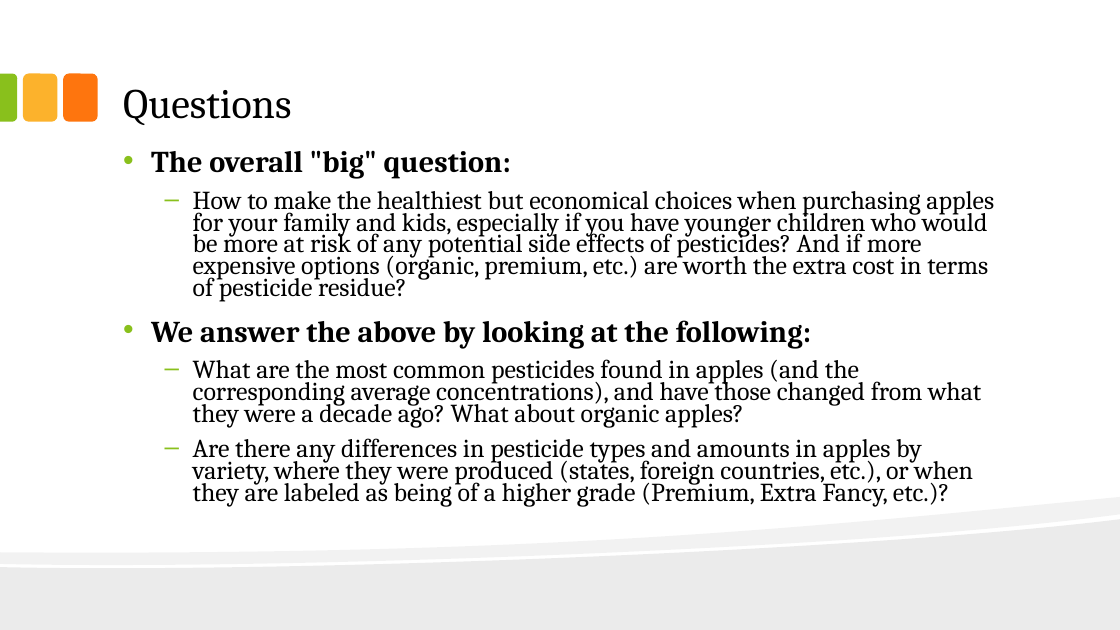
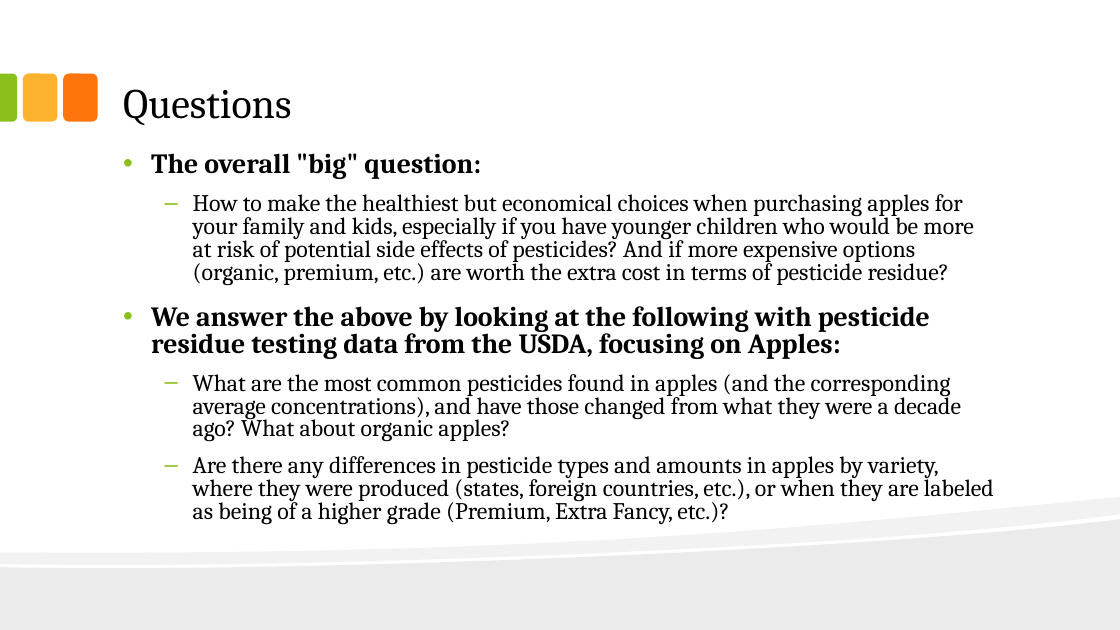
Before and after one commit to hims16s/INFM600-Project-Pesticide-Data-Analysis, a slide deck: slide 4 of Draft/package/INFM600_0101_KeenKoalas_Slides.pptx (slide 3 before the commit). Drawn at 1120x630 pixels with LibreOffice and Linux fonts; fonts in the diff are those of the drawing. Boxes give left, top, right and bottom in pixels: in the first picture for what was removed or moved away, otherwise in the second. Text is boxed around its words. In the diff, an @@ line names an element or a change of style, - is before the commit and + after.

```diff
--- a/Draft/package/INFM600_0101_KeenKoalas_Slides.pptx
+++ b/Draft/package/INFM600_0101_KeenKoalas_Slides.pptx
@@ text at (151,153,994,524): size 25.9 to 23.8 pt in "The overall "big" question:"; size 22.2 to 20.4 pt in "What are the most common pesticides found ...", "Are there any differences in pesticide types ..."; line spacing 0.7 to 0.8 @@
@@ text at (151,194,973,359): text changed; size 22.2 to 20.4 pt @@
-  – How to make the healthiest but economical choices when purchasing apples for your family and kids, especially if you have younger children who would be more at risk of any potential side effects of pesticides? And if more expensive options (organic, premium, etc.) are worth the extra cost in terms of pesticide residue?
-• We answer the above by looking at the following:
+  – How to make the healthiest but economical choices when purchasing apples for your family and kids, especially if you have younger children who would be more at risk of potential side effects of pesticides? And if more expensive options (organic, premium, etc.) are worth the extra cost in terms of pesticide residue?
+• We answer the above by looking at the following with pesticide residue testing data from the USDA, focusing on Apples:
```
Also in this commit, not shown: 6 other slides changed, 5 slides added.
